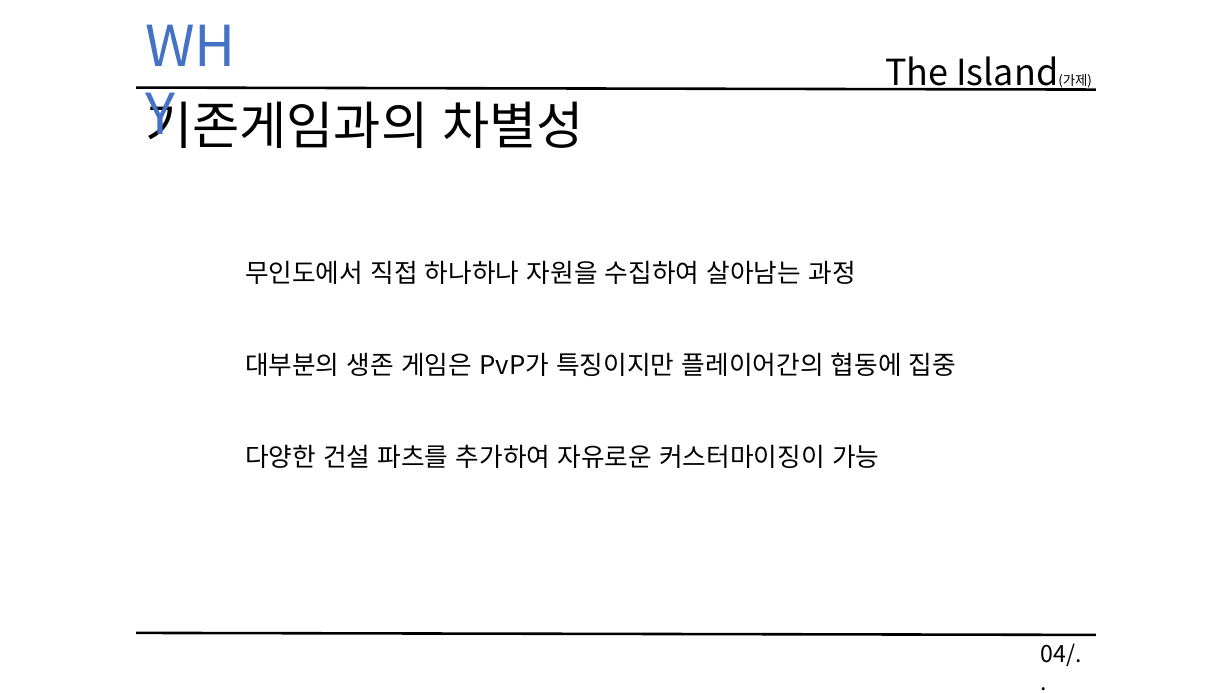
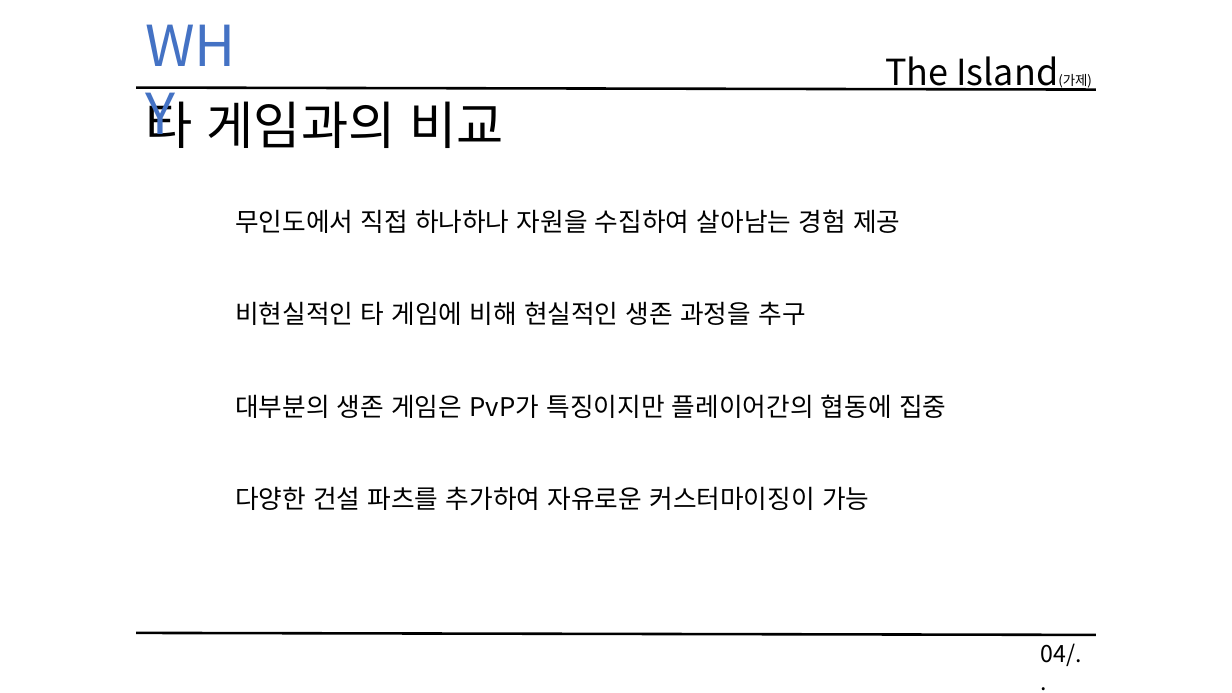
Before and after one commit to KimHaYoon/SickPerson, a slide deck: slide 4 of 문서/졸업작품 게임 기획서 초안.pptx. Drawn at 1232x693 pixels with LibreOffice and Linux fonts; fonts in the diff are those of the drawing. Boxes give left, top, right and bottom in pixels: in the first picture for what was removed or moved away, otherwise in the second. Text is boxed around its words. In the diff, an @@ line names an element or a change of style, - is before the commit and + after.

```diff
--- a/문서/졸업작품 게임 기획서 초안.pptx
+++ b/문서/졸업작품 게임 기획서 초안.pptx
@@ text at [145,92,504,148]: text changed @@
-기존게임과의 차별성
+타 게임과의 비교
@@ text "무인도에서 직접 하나하나 자원을 수집하여 ...": place and size @@
-text "무인도에서 직접 하나하나 자원을 수집하여 ..." at [245,260,956,468]
+text "무인도에서 직접 하나하나 자원을 수집하여 ..." at [235,209,946,510]
@@ text at [235,209,900,325]: text changed @@
-무인도에서 직접 하나하나 자원을 수집하여 살아남는 과정
+무인도에서 직접 하나하나 자원을 수집하여 살아남는 경험 제공
+비현실적인 타 게임에 비해 현실적인 생존 과정을 추구
```
Also in this commit, not shown: 8 other slides changed, 5 slides added.
